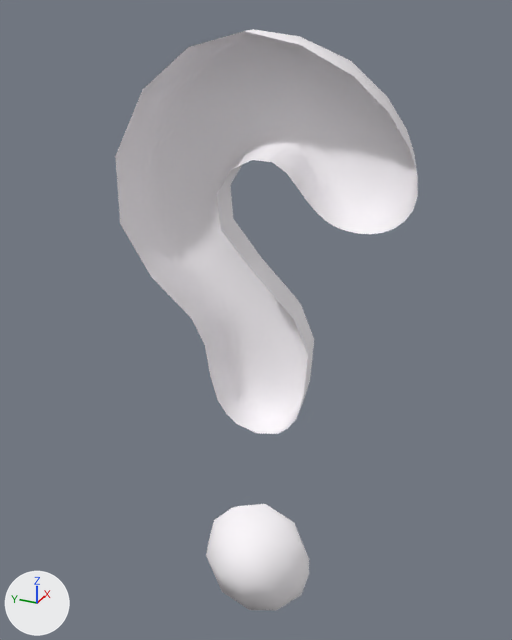
An edit to the glTF model models/priest-skill.glb, drawn before and after from the same camera.
Both versions are drawn from a camera (50 mm lens) standing at (-0.513, -0.229, 0.741) and looking at (0.017, 0.01, 0.475). Lighting does not change. The marker at lower left points along +X, +Y and +Z. The older version comes first. Vertices at exactly the same position are counted once.

Objects in the first picture: 'talktomequestion_white_Geoset0'.
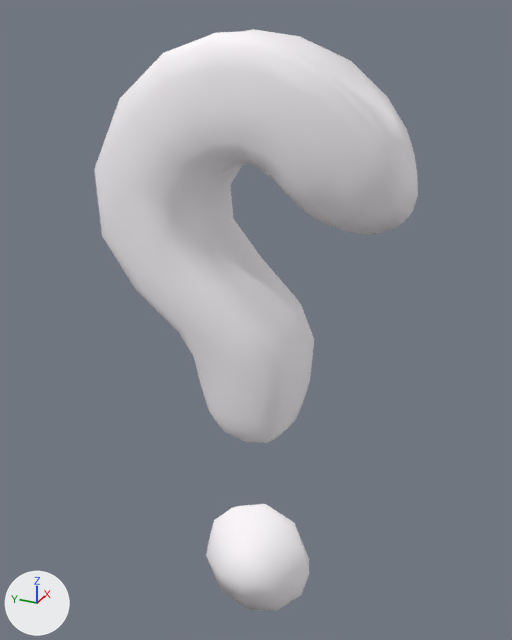
The change, as a diff of the scene's bpy script:
```diff
--- a/models/priest-skill.glb.py
+++ b/models/priest-skill.glb.py
@@ me_mesh_0 @@
 # used by ob_talktomequestion_white_geoset0; location = (0.0, 0.0, 0.0)
-me_mesh_0.from_pydata(...)  # 204 vertices, 358 faces; spans x -0.039..0.052, y -0.128..0.136, z 0.155..0.717
+me_mesh_0.from_pydata(...)  # 352 vertices, 716 faces; spans x -0.052..0.052, y -0.128..0.136, z 0.155..0.717
+# me_mesh_0 part 1
+# 122 vertices are added at x -0.052..-0.021, y -0.12..0.133, z 0.371..0.717
+# 286 new faces join them
+# other edits to the shape of me_mesh_0 do not show in these pictures
 me_mesh_0.materials.append(mat_white8x8)
```

Where the change shows, as pixel boxes [x1, y1, x2, y2] in the pictures (512 x 640 px):
'talktomequestion_white_Geoset0', reshaped (7% wider)
    before: [115, 29, 418, 611]
    after: [94, 29, 418, 611]
part 1 of me_mesh_0, added
    after: [94, 31, 418, 443]
